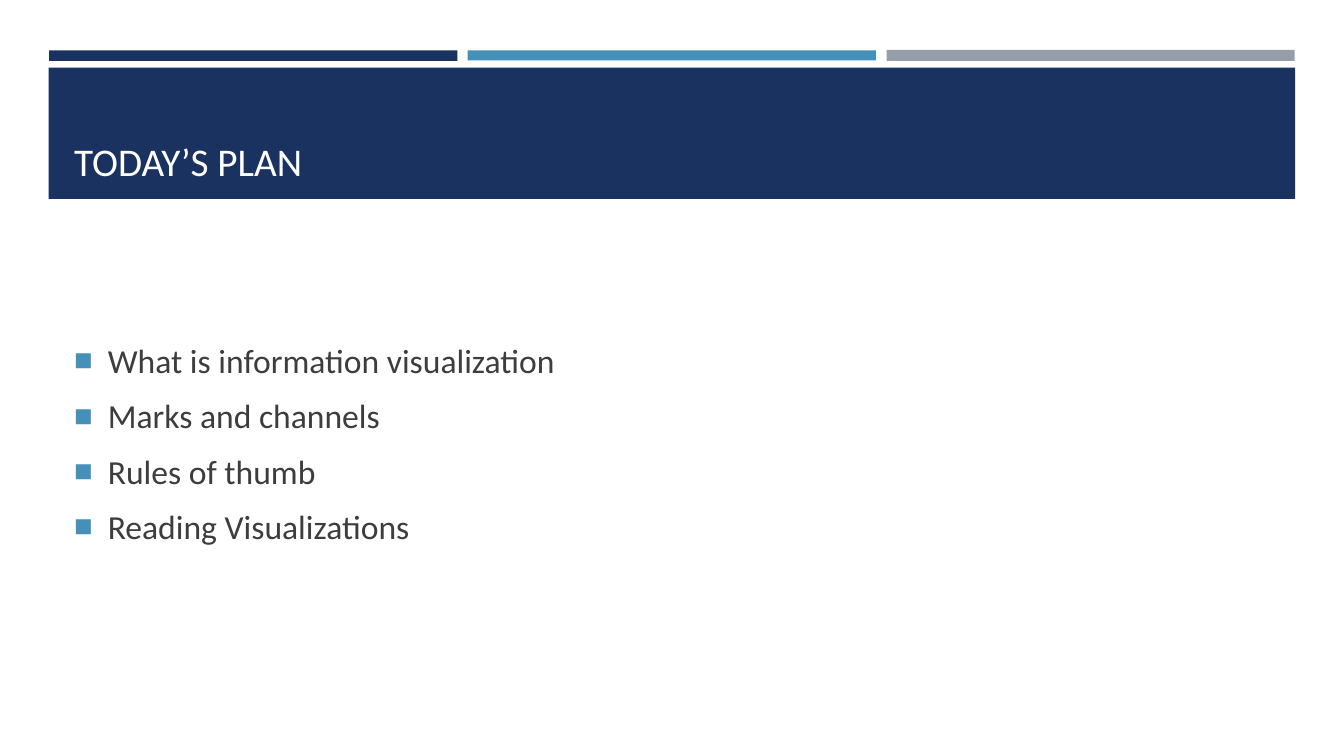
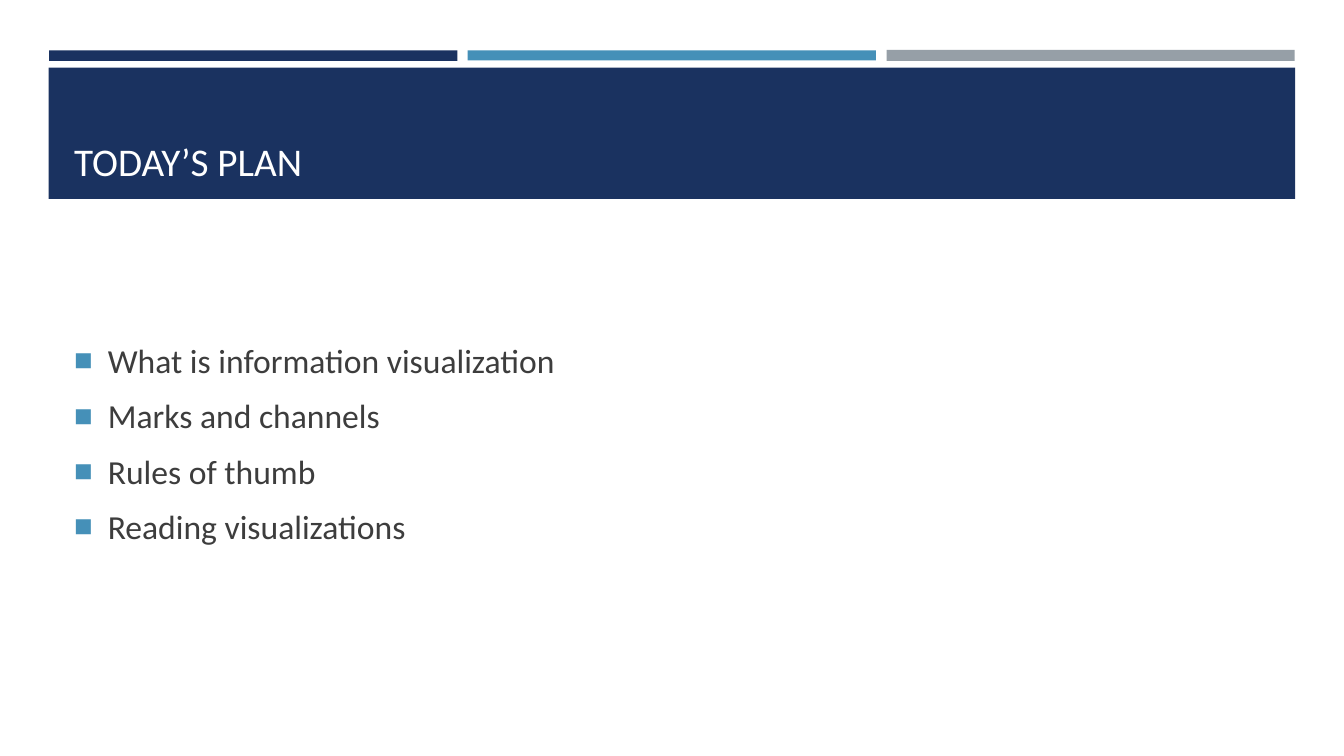
Before and after one commit to amosca01/SDS-CSC235, a slide deck: slide 2 of slides/02-vis-101.pptx. Drawn at 1344x756 pixels with LibreOffice and Linux fonts; fonts in the diff are those of the drawing. Boxes give left, top, right and bottom in pixels: in the first picture for what was removed or moved away, otherwise in the second. Text is boxed around its words. In the diff, an @@ line names an element or a change of style, - is before the commit and + after.

```diff
--- a/slides/02-vis-101.pptx
+++ b/slides/02-vis-101.pptx
@@ text at bbox=[108, 515, 406, 545]: text changed @@
-■ Reading Visualizations
+■ Reading visualizations
```
Also in this commit, not shown: 1 other slide changed, 2 other files.
